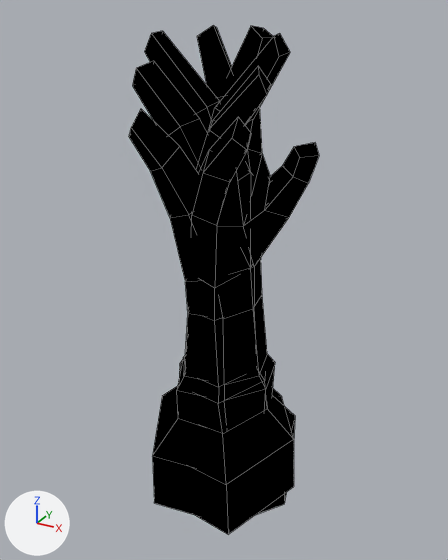
A saved change to the Blender file Assets/3DModels/Miriam/Miriam_Hand.blend.
Before and after are seen from a 50 mm camera at (0.212, -0.385, 0.231) aimed at (-0.003, 0.006, 0.036). The axes (+X, +Y, +Z) are drawn at lower left. The lights are the same throughout. The picture after the commit comes second. Mesh edges are drawn as thin lines.

Objects in the first picture: 'Hand'.
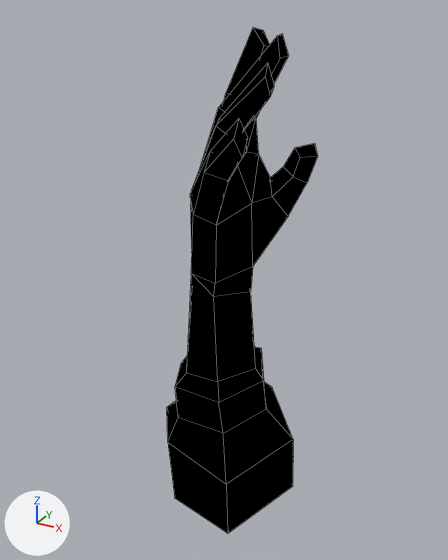
Commit message: hand model update

Edits to the bpy script that builds the scene:
```text
Change me_cube_010:
    used by ob_hand; location = (0.0, 0.0, 0.0)
    remove me_cube_010.from_pydata(...)  # 97 vertices, 93 faces; spans x -0.054..0.061, y -0.053..0.063, z -0.16..0.216
    add me_cube_010.from_pydata(...)  # 94 vertices, 91 faces; spans x -0.053..0.061, y -0.053..0.047, z -0.157..0.216
    me_cube_010 part 1
    5 vertices are removed from x -0.022..0.009, y -0.03..0.021, z 0.021..0.056
    12 faces are deleted
    48 vertices move from x -0.054..0.046, y -0.049..0.063, z -0.16..0.216 to x -0.053..0.045, y -0.048..0.047, z -0.157..0.216
    2 vertices are added at (-0.016, 0.017, 0.056), (0.006, -0.026, 0.039)
    10 new faces join them, mat_material (white #e7e7e7)
Change ob_hand:
    remove _m = ob_hand.modifiers.new('Mirror', 'MIRROR')
    remove _m.use_clip = True
    where _m = ob_hand.modifiers.new('Solidify', 'SOLIDIFY')
    _m.thickness: -0.005 -> -0.004
```

Changed parts and their boxes (x1, y1, x2, y2) in the pictures (448 x 560 px; the box of a moved part takes in the faces that stretch with it):
'Hand', reshaped, modifiers changed (20% narrower)
    before: (129, 25, 319, 534)
    after: (167, 28, 318, 533)
part 1 of me_cube_010, moved or reshaped
    before: (129, 25, 295, 534)
    after: (167, 28, 293, 533)
